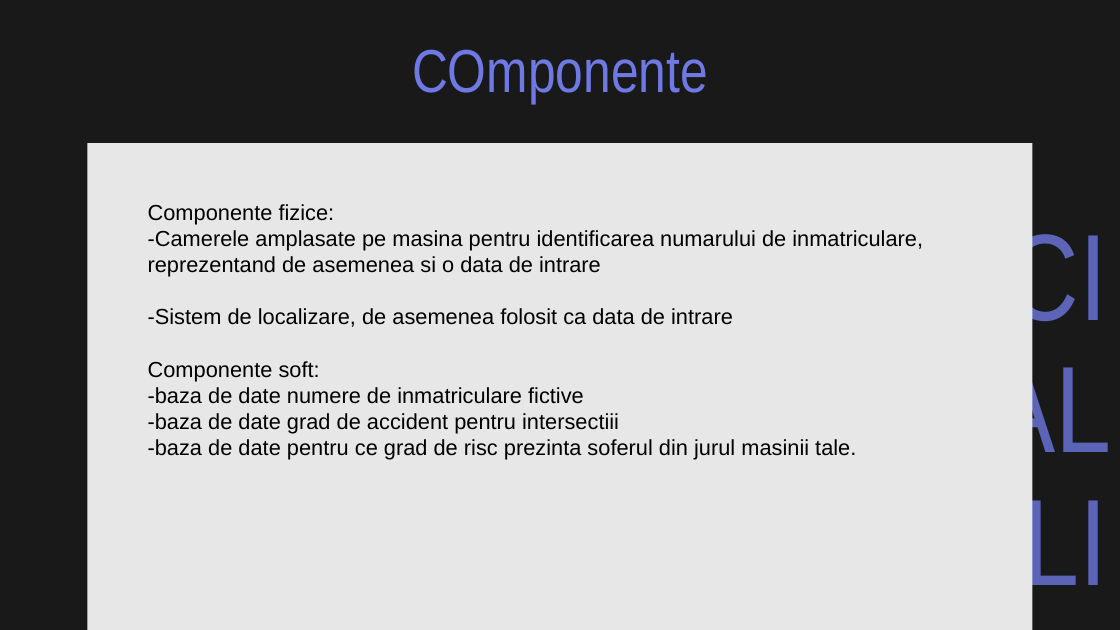
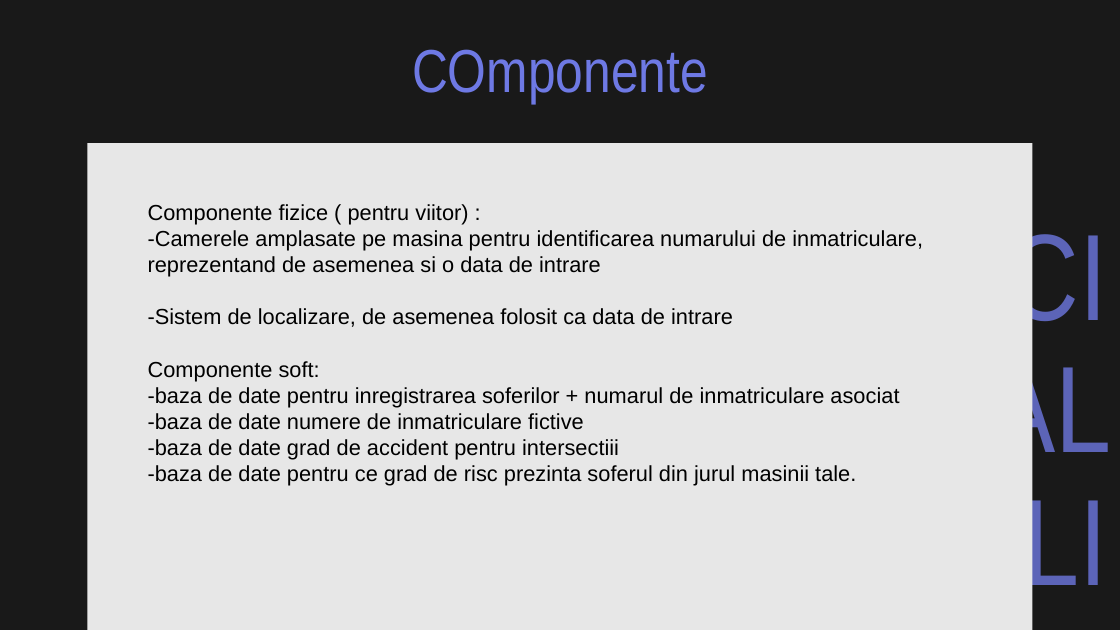
Before and after one commit to Horel7458/Proiect-Retele-Neuronale, a slide deck: slide 12 of docs/PROIECTLARN.pptx. Drawn at 1120x630 pixels with LibreOffice and Linux fonts; fonts in the diff are those of the drawing. Boxes give left, top, right and bottom in pixels: in the first picture for what was removed or moved away, otherwise in the second. Text is boxed around its words. In the diff, an @@ line names an element or a change of style, - is before the commit and + after.

```diff
--- a/docs/PROIECTLARN.pptx
+++ b/docs/PROIECTLARN.pptx
@@ text at [148,204,468,225]: text changed @@
-Componente fizice:
+Componente fizice ( pentru viitor) :
@@ text at [148,387,899,408]: paragraph added @@
+-baza de date pentru inregistrarea soferilor + numarul de inmatriculare asociat
```
Also in this commit, not shown: 5 other slides changed, 4 slides added, 44 other files.
